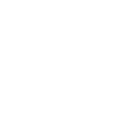
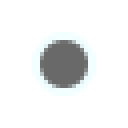
The second 128 x 128 image is a revision of the first. Changes to its layers:
removed layer "Ellipse 1" over [32, 32, 96, 96]
added layer "Ellipse 3 copy 5" above "Background" over [40, 40, 88, 88]
